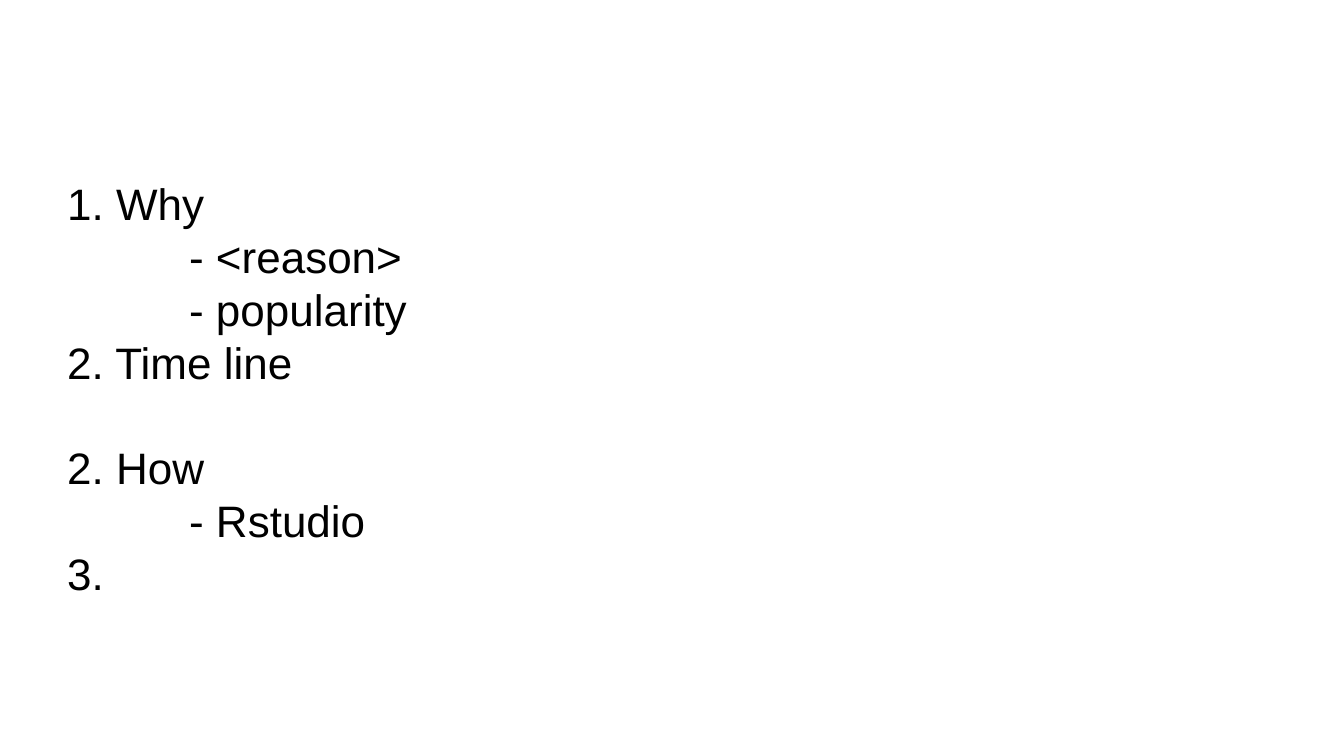
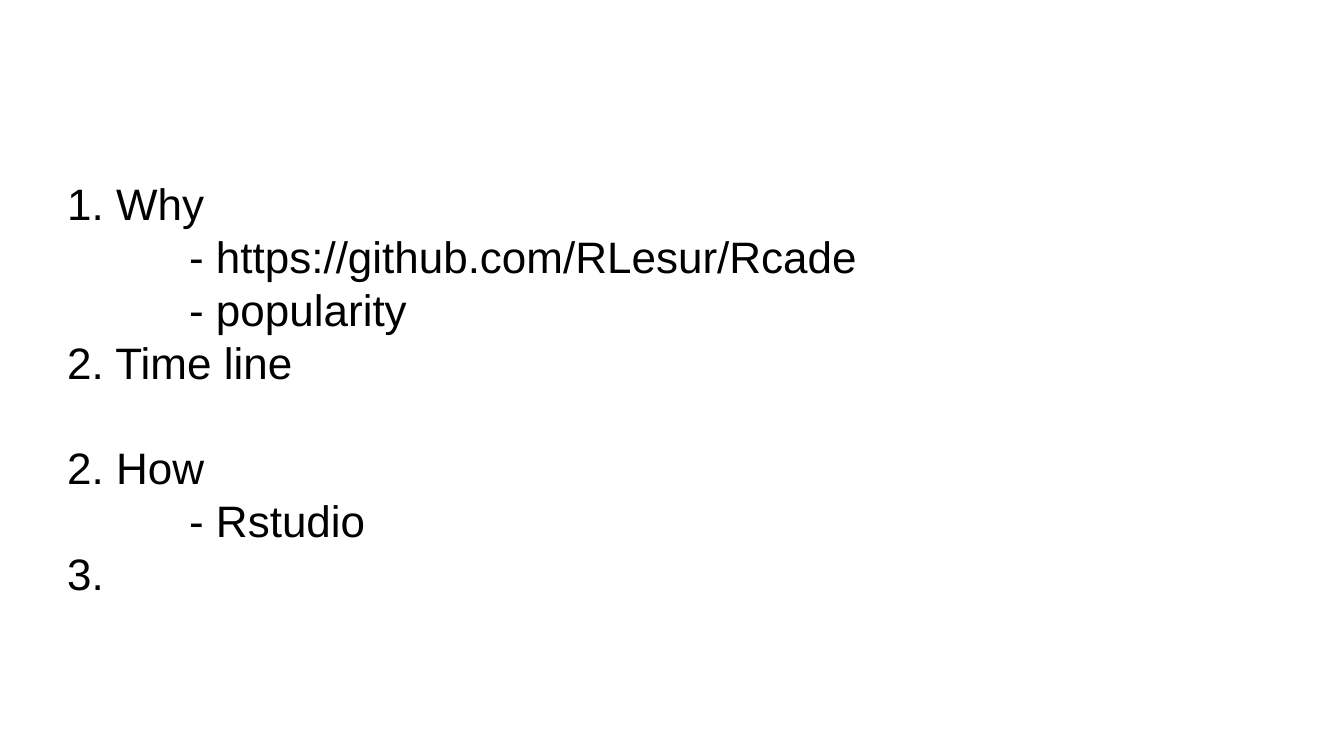
Before and after one commit to karlbrand/MolMedBasicRcourse, a slide deck: slide 3 of 01_basic_course_on_r_introduction_history/01_KB_basic_course_on_R_introduction_history.odp. Drawn at 1344x756 pixels with LibreOffice and Linux fonts; fonts in the diff are those of the drawing. Boxes give left, top, right and bottom in pixels: in the first picture for what was removed or moved away, otherwise in the second. Text is boxed around its words. In the diff, an @@ line names an element or a change of style, - is before the commit and + after.

```diff
--- a/01_basic_course_on_r_introduction_history/01_KB_basic_course_on_R_introduction_history.odp
+++ b/01_basic_course_on_r_introduction_history/01_KB_basic_course_on_R_introduction_history.odp
@@ subtitle at box(216, 241, 857, 282): text changed @@
-- <reason>
+- https://github.com/RLesur/Rcade
```
Also in this commit, not shown: 7 other files.
